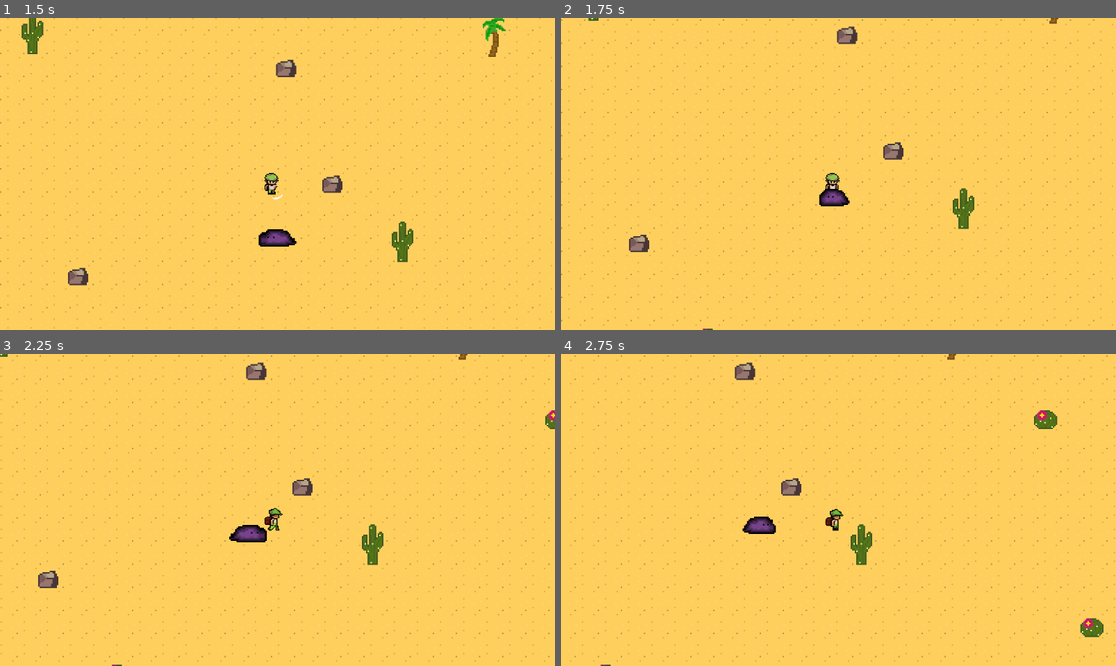
Above: before the commit, frames 1-4 (two rows, left to right).
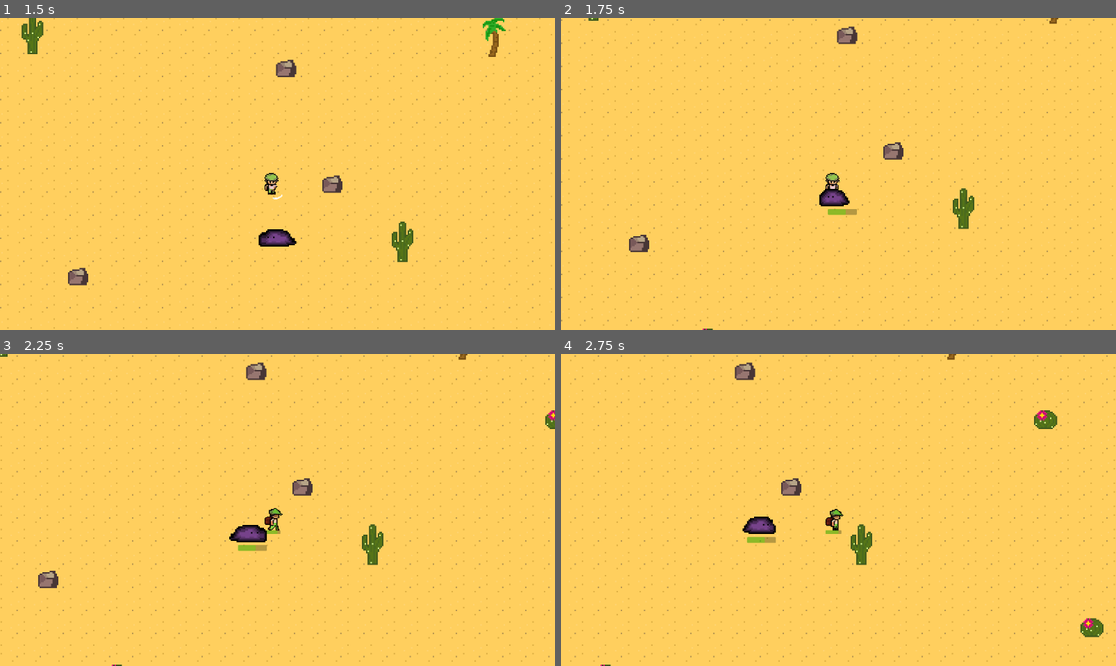
Above: after the commit, the same moments.

Repository: Overlord1304/Stormlock-Escape-2
Game: Godot game, scene res://scenes/main.tscn
Two runs of this game, one before a commit and one after it. Both use one fixed random seed, a clock stepped at 60 frames per second and the inputs below.
Inputs:
- Up to frame 1 (1.5 s): tap Enter at 0.5 s; hold Right (ui_right) 0.53-1.28 s; tap X (attack) at 0.6, 1.35 s; hold Down (ui_down) from 1.28 s (still down)
- Up to frame 2 (1.75 s): keep holding Down (ui_down)
- Up to frame 3 (2.25 s): release Down (ui_down) at 2.03 s; hold Right (ui_right) from 2.03 s (still down); tap Alt at 2.1 s
- Up to frame 4 (2.75 s): keep holding Right (ui_right); tap X (attack) at 2.3 s

Frame 1 is identical in both runs. In frame 2, 0.1% of the frame differs, in the area x 48-54%, y 61-64%; in frame 3, 0.1%; in frame 4, 0.1%, in the area x 33-51%, y 56-61%.

Commit message:
added health bars

Diff:
--- a/scenes/player.tscn
+++ b/scenes/player.tscn
@@ -11,6 +11,7 @@
 [ext_resource type="Texture2D" uid="uid://c6ef68obf5oa5" path="res://sprites/right-attack.png" id="3_f1ej7"]
 [ext_resource type="Texture2D" uid="uid://dquchweaem14h" path="res://sprites/walk-up.png" id="3_qhqgy"]
 [ext_resource type="Texture2D" uid="uid://dvi3adlu7ljlq" path="res://sprites/up-attack.png" id="4_oprun"]
+[ext_resource type="Texture2D" uid="uid://cy2ybfh2a0h1o" path="res://sprites/slimedeath.png" id="6_f1ej7"]
 [ext_resource type="Texture2D" uid="uid://bpp1phqqwi4pt" path="res://sprites/walk-left.png" id="6_ur7pv"]
 [ext_resource type="Texture2D" uid="uid://crymoqp26r3jr" path="res://sprites/walk-right.png" id="7_y4r1p"]
 
@@ -94,6 +95,34 @@
 atlas = ExtResource("4_oprun")
 region = Rect2(128, 0, 32, 64)
 
+[sub_resource type="AtlasTexture" id="AtlasTexture_holxr"]
+atlas = ExtResource("6_f1ej7")
+region = Rect2(0, 0, 32, 32)
+
+[sub_resource type="AtlasTexture" id="AtlasTexture_mx1m4"]
+atlas = ExtResource("6_f1ej7")
+region = Rect2(32, 0, 32, 32)
+
+[sub_resource type="AtlasTexture" id="AtlasTexture_4gjji"]
+atlas = ExtResource("6_f1ej7")
+region = Rect2(64, 0, 32, 32)
+
+[sub_resource type="AtlasTexture" id="AtlasTexture_u2ulf"]
+atlas = ExtResource("6_f1ej7")
+region = Rect2(96, 0, 32, 32)
+
+[sub_resource type="AtlasTexture" id="AtlasTexture_6e8lb"]
+atlas = ExtResource("6_f1ej7")
+region = Rect2(128, 0, 32, 32)
+
+[sub_resource type="AtlasTexture" id="AtlasTexture_2gdjj"]
+atlas = ExtResource("6_f1ej7")
+region = Rect2(160, 0, 32, 32)
+
+[sub_resource type="AtlasTexture" id="AtlasTexture_sc3ue"]
+atlas = ExtResource("6_f1ej7")
+region = Rect2(192, 0, 32, 32)
+
 [sub_resource type="AtlasTexture" id="AtlasTexture_dqkch"]
 atlas = ExtResource("1_g2els")
 region = Rect2(0, 0, 32, 32)
@@ -263,6 +292,32 @@
 "loop": true,
 "name": &"attack_up",
 "speed": 10.0
+}, {
+"frames": [{
+"duration": 1.0,
+"texture": SubResource("AtlasTexture_holxr")
+}, {
+"duration": 1.0,
+"texture": SubResource("AtlasTexture_mx1m4")
+}, {
+"duration": 1.0,
+"texture": SubResource("AtlasTexture_4gjji")
+}, {
+"duration": 1.0,
+"texture": SubResource("AtlasTexture_u2ulf")
+}, {
+"duration": 1.0,
+"texture": SubResource("AtlasTexture_6e8lb")
+}, {
+"duration": 1.0,
+"texture": SubResource("AtlasTexture_2gdjj")
+}, {
+"duration": 1.0,
+"texture": SubResource("AtlasTexture_sc3ue")
+}],
+"loop": false,
+"name": &"death_right",
+"speed": 5.0
 }, {
 "frames": [{
 "duration": 1.0,
@@ -384,7 +439,7 @@
 position = Vector2(-2, 4.5)
 scale = Vector2(0.6875, 0.65625006)
 sprite_frames = SubResource("SpriteFrames_ur7pv")
-animation = &"idle_right"
+animation = &"death_right"
 
 [node name="CollisionShape2D" type="CollisionShape2D" parent="."]
 position = Vector2(-3, 6)
@@ -404,6 +459,15 @@
 
 [node name="deal_attack_timer" type="Timer" parent="."]
 wait_time = 0.5
+
+[node name="healthbar" type="ProgressBar" parent="."]
+modulate = Color(0.31860414, 0.9184813, 3.85046e-07, 1)
+offset_left = -9.0
+offset_top = 14.000001
+offset_right = 100.99998
+offset_bottom = 41.0
+scale = Vector2(0.1, 0.1)
+show_percentage = false
 
 [connection signal="body_entered" from="hitbox" to="." method="_on_hitbox_body_entered"]
 [connection signal="body_exited" from="hitbox" to="." method="_on_hitbox_body_exited"]
--- a/scenes/purpleslime.tscn
+++ b/scenes/purpleslime.tscn
@@ -110,6 +110,9 @@
 [sub_resource type="CircleShape2D" id="CircleShape2D_ck05h"]
 radius = 12.0415945
 
+[sub_resource type="CircleShape2D" id="CircleShape2D_hojqu"]
+radius = 12.0
+
 [node name="CharacterBody2D" type="CharacterBody2D"]
 script = ExtResource("1_ck05h")
 
@@ -129,11 +132,24 @@
 
 [node name="hitbox" type="Area2D" parent="."]
 
-[node name="CollisionShape2D" type="CollisionShape2D" parent="hitbox"]
+[node name="right" type="CollisionShape2D" parent="hitbox"]
 shape = SubResource("CircleShape2D_ck05h")
+
+[node name="left" type="CollisionShape2D" parent="hitbox"]
+position = Vector2(-6, 0)
+shape = SubResource("CircleShape2D_hojqu")
 
 [node name="take_damage_cooldown" type="Timer" parent="."]
 wait_time = 0.5
+
+[node name="healthbar" type="ProgressBar" parent="."]
+modulate = Color(0.31764707, 0.91764706, 0, 1)
+offset_left = -9.999999
+offset_top = 6.9999995
+offset_right = 189.99998
+offset_bottom = 47.0
+scale = Vector2(0.1, 0.1)
+show_percentage = false
 
 [connection signal="body_entered" from="detrection zone" to="." method="_on_area_2d_body_entered"]
 [connection signal="body_exited" from="detrection zone" to="." method="_on_area_2d_body_exited"]
--- a/scripts/enemy.gd
+++ b/scripts/enemy.gd
@@ -8,6 +8,7 @@
 var can_take_damage = true
 
 func _physics_process(delta) -> void:
+	update_health()
 	deal_with_damage()
 	if player_chase and player:
 		var to_player = player.position - position
@@ -21,6 +22,12 @@
 
 		$AnimatedSprite2D.play("move")
 		$AnimatedSprite2D.flip_h = direction.x < 0
+		if $AnimatedSprite2D.flip_h == true:
+			$hitbox/left.disabled = false
+			$hitbox/right.disabled = true
+		else:
+			$hitbox/left.disabled = true
+			$hitbox/right.disabled = false
 	else:
 		$AnimatedSprite2D.play("idle")
 
@@ -52,6 +59,7 @@
 	if player_inattack_zone and Global.player_current_attack == true:
 		if can_take_damage == true:
 			health = health - 20
+			print(health)
 			$take_damage_cooldown.start()
 			can_take_damage = false
 			if health <= 0:
@@ -60,3 +68,11 @@
 
 func _on_take_damage_cooldown_timeout() -> void:
 	can_take_damage = true
+
+func update_health():
+	var healthbar = $healthbar
+	healthbar.value = health
+	if health >= 80:
+		healthbar.hide()
+	else:
+		healthbar.show()
--- a/scripts/player.gd
+++ b/scripts/player.gd
@@ -17,6 +17,7 @@
 func _physics_process(delta):
 	attack()
 	enemy_attack()
+	update_health()
 	if health <= 0:
 		player_alive = false
 		health = 0
@@ -31,7 +32,7 @@
 	_update_anim()
 
 func _update_anim():
-	if attack_ip:
+	if attack_ip or health == 0:
 		return
 	var anim = ""
 
@@ -63,9 +64,15 @@
 func enemy_attack():
 	if enemy_inattack_range and enemy_attack_cooldown == true:
 		health = health - 10
-		print(health)
 		enemy_attack_cooldown = false
 		$attack_cooldown.start()
+		if health <= 0:
+				velocity = Vector2.ZERO
+				set_process(false)
+				set_physics_process(false)
+				$AnimatedSprite2D.play("death_right")
+				await $AnimatedSprite2D.animation_finished
+				get_tree().reload_current_scene()
 
 
 func _on_timer_timeout() -> void:
@@ -93,3 +100,12 @@
 	$deal_attack_timer.stop()
 	Global.player_current_attack = false
 	attack_ip = false
+
+func update_health():
+	var healthbar = $healthbar
+	healthbar.value = health
+
+	if health >= 100:
+		healthbar.hide()
+	else:
+		healthbar.show()
Not shown: 1 places in scenes/player.tscn that only renumber resources
Not shown: 1 places in scenes/purpleslime.tscn that only renumber resources
Binary file added: sprites/slimedeath.png
Not shown, added: sprites/slimedeath.png.import
